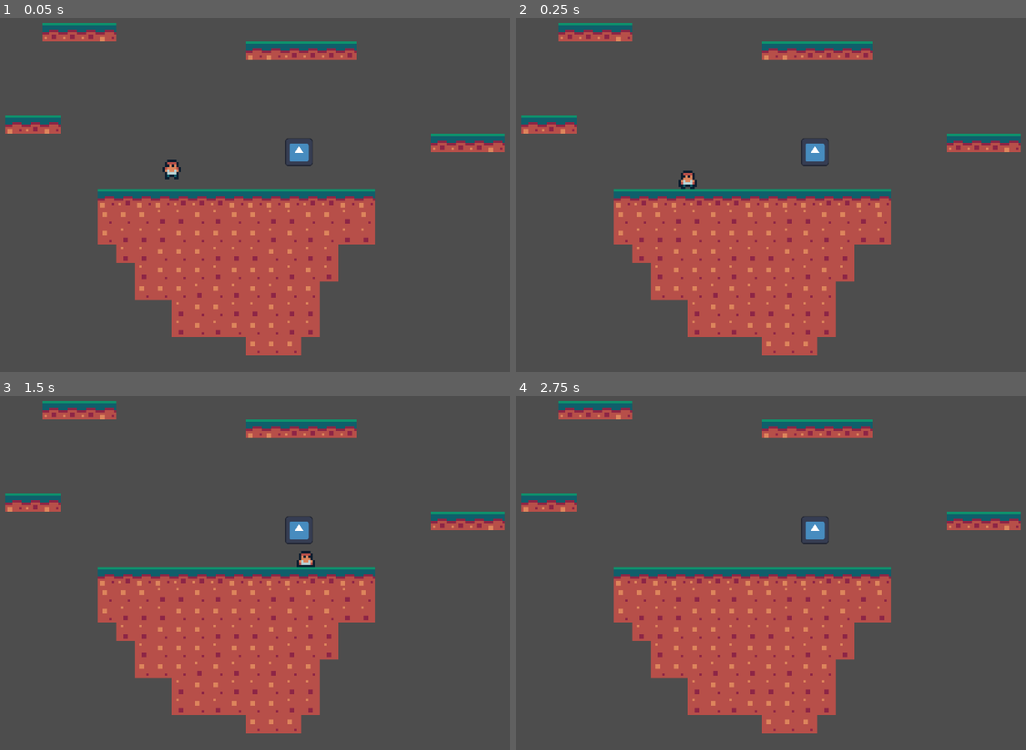
Above: before the commit, frames 1-4 (two rows, left to right).
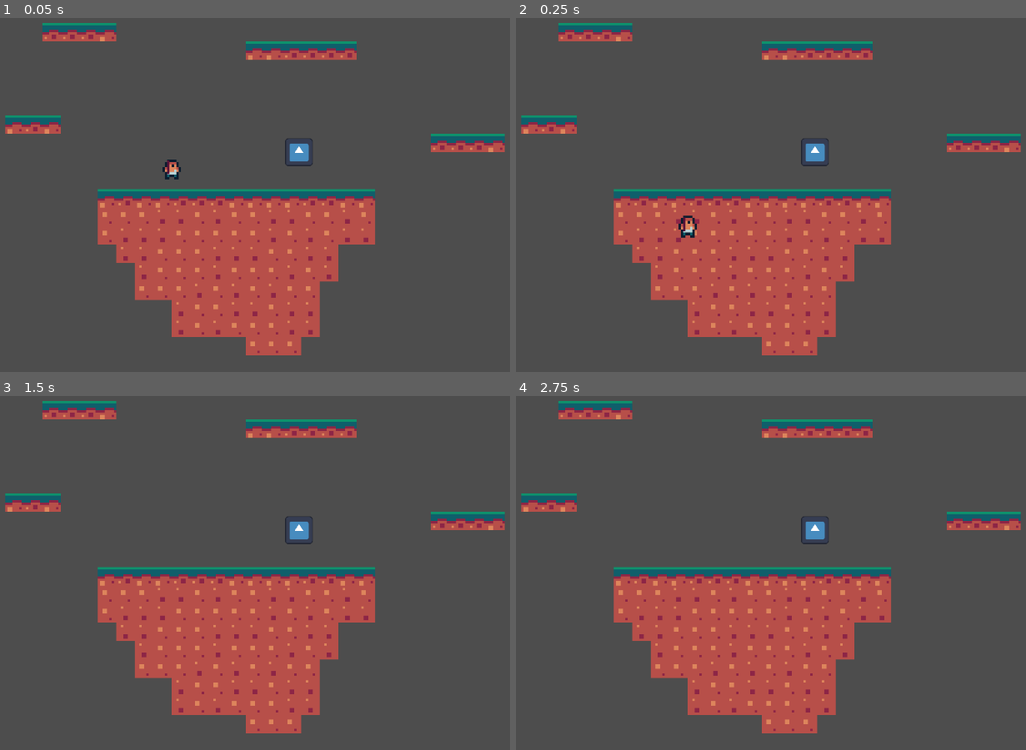
Above: after the commit, the same moments.

Repository: OllieBlomfield/zombie_game
Game: Godot game, scene res://scenes/levels/ollie_test_level.tscn
Two runs of this game, one before a commit and one after it. Both use one fixed random seed, a clock stepped at 60 frames per second and the inputs below. The engine's default icon, where the game draws it, is replaced by a stand-in: a white triangle on a blue panel in a dark square.
Inputs:
- Up to frame 1 (0.05 s): no input
- Up to frame 2 (0.25 s): no input
- Up to frame 3 (1.5 s): hold D (right) from 0.53 s (still down); tap M (attack) at 0.6, 1.35 s; tap Space (jump) at 0.77 s
- Up to frame 4 (2.75 s): tap Space (jump) at 1.52 s; release D (right) at 2.03 s; hold A (left) from 2.03 s (still down); tap M (attack) at 2.1 s

The runs differ from the first frame. In frame 1, less than 0.1% of the frame differs, in the area x 32-34%, y 40-45%; in frame 2, 0.3%, in the area x 31-36%, y 43-63%; in frame 3, 0.1%; in frame 4, nothing differs.

Commit message:
added basic MeleWeapon support

Diff:
--- a/components/combat.gd
+++ b/components/combat.gd
@@ -1,9 +1,9 @@
 class_name Combat
 extends Node
 
-var current_weapon
+@export var current_weapon: MeleWeapon
 
 signal attack_finished
 
 func attack(direction: float):
-	pass
+	current_weapon.attack_init()
--- a/components/hitbox.gd
+++ b/components/hitbox.gd
@@ -9,3 +9,11 @@
 
 func get_damage() -> int:
 	return damage
+
+func enable() -> void:
+	monitoring = true
+	monitorable = true
+
+func disable() -> void:
+	monitoring = false
+	monitorable = false
--- a/graphics/player/player_sprite_frames.tres
+++ b/graphics/player/player_sprite_frames.tres
@@ -17,6 +17,30 @@
 [sub_resource type="AtlasTexture" id="AtlasTexture_rcs3f"]
 atlas = ExtResource("1_x61g5")
 region = Rect2(8, 16, 8, 8)
+
+[sub_resource type="AtlasTexture" id="AtlasTexture_x61g5"]
+atlas = ExtResource("1_x61g5")
+region = Rect2(0, 32, 8, 8)
+
+[sub_resource type="AtlasTexture" id="AtlasTexture_pgn2j"]
+atlas = ExtResource("1_x61g5")
+region = Rect2(8, 32, 8, 8)
+
+[sub_resource type="AtlasTexture" id="AtlasTexture_hndrp"]
+atlas = ExtResource("1_x61g5")
+region = Rect2(16, 32, 8, 8)
+
+[sub_resource type="AtlasTexture" id="AtlasTexture_sb0q5"]
+atlas = ExtResource("1_x61g5")
+region = Rect2(24, 32, 8, 8)
+
+[sub_resource type="AtlasTexture" id="AtlasTexture_axd3d"]
+atlas = ExtResource("1_x61g5")
+region = Rect2(32, 32, 8, 8)
+
+[sub_resource type="AtlasTexture" id="AtlasTexture_873nq"]
+atlas = ExtResource("1_x61g5")
+region = Rect2(40, 32, 8, 8)
 
 [sub_resource type="AtlasTexture" id="AtlasTexture_pfmnp"]
 atlas = ExtResource("1_x61g5")
@@ -74,6 +98,29 @@
 }, {
 "frames": [{
 "duration": 1.0,
+"texture": SubResource("AtlasTexture_x61g5")
+}, {
+"duration": 1.0,
+"texture": SubResource("AtlasTexture_pgn2j")
+}, {
+"duration": 1.0,
+"texture": SubResource("AtlasTexture_hndrp")
+}, {
+"duration": 1.0,
+"texture": SubResource("AtlasTexture_sb0q5")
+}, {
+"duration": 1.0,
+"texture": SubResource("AtlasTexture_axd3d")
+}, {
+"duration": 1.0,
+"texture": SubResource("AtlasTexture_873nq")
+}],
+"loop": false,
+"name": &"mele_attack",
+"speed": 15.0
+}, {
+"frames": [{
+"duration": 1.0,
 "texture": SubResource("AtlasTexture_pfmnp")
 }, {
 "duration": 1.0,
--- /dev/null
+++ b/graphics/weapons/mele_weapon_sprite_frames.tres
@@ -0,0 +1,65 @@
+[gd_resource type="SpriteFrames" format=3 uid="uid://dp5o2awmwhqu6"]
+
+[ext_resource type="Texture2D" uid="uid://d2tksylfr4r0o" path="res://graphics/weapons/mele_weapon_sprite_sheet.png" id="1_00ert"]
+
+[sub_resource type="AtlasTexture" id="AtlasTexture_whfmu"]
+atlas = ExtResource("1_00ert")
+region = Rect2(0, 0, 12, 8)
+
+[sub_resource type="AtlasTexture" id="AtlasTexture_kkwpf"]
+atlas = ExtResource("1_00ert")
+region = Rect2(12, 0, 12, 8)
+
+[sub_resource type="AtlasTexture" id="AtlasTexture_ev81s"]
+atlas = ExtResource("1_00ert")
+region = Rect2(24, 0, 12, 8)
+
+[sub_resource type="AtlasTexture" id="AtlasTexture_28103"]
+atlas = ExtResource("1_00ert")
+region = Rect2(36, 0, 12, 8)
+
+[sub_resource type="AtlasTexture" id="AtlasTexture_tk8b1"]
+atlas = ExtResource("1_00ert")
+region = Rect2(48, 0, 12, 8)
+
+[sub_resource type="AtlasTexture" id="AtlasTexture_bnhs3"]
+atlas = ExtResource("1_00ert")
+region = Rect2(60, 0, 12, 8)
+
+[sub_resource type="AtlasTexture" id="AtlasTexture_00ert"]
+atlas = ExtResource("1_00ert")
+region = Rect2(0, 0, 12, 8)
+
+[resource]
+animations = [{
+"frames": [{
+"duration": 1.0,
+"texture": SubResource("AtlasTexture_whfmu")
+}, {
+"duration": 1.0,
+"texture": SubResource("AtlasTexture_kkwpf")
+}, {
+"duration": 1.0,
+"texture": SubResource("AtlasTexture_ev81s")
+}, {
+"duration": 1.0,
+"texture": SubResource("AtlasTexture_28103")
+}, {
+"duration": 1.0,
+"texture": SubResource("AtlasTexture_tk8b1")
+}, {
+"duration": 1.0,
+"texture": SubResource("AtlasTexture_bnhs3")
+}],
+"loop": false,
+"name": &"attack",
+"speed": 15.0
+}, {
+"frames": [{
+"duration": 1.0,
+"texture": SubResource("AtlasTexture_00ert")
+}],
+"loop": true,
+"name": &"idle",
+"speed": 5.0
+}]
--- a/project.godot
+++ b/project.godot
@@ -57,6 +57,12 @@
 ]
 }
 
+[layer_names]
+
+2d_physics/layer_1="Player"
+2d_physics/layer_2="Enemy"
+2d_physics/layer_3="Environment"
+
 [physics]
 
 3d/physics_engine="Jolt Physics"
--- a/scenes/objects/player.tscn
+++ b/scenes/objects/player.tscn
@@ -4,6 +4,8 @@
 [ext_resource type="SpriteFrames" uid="uid://lormeva0l4n8" path="res://graphics/player/player_sprite_frames.tres" id="2_2147m"]
 [ext_resource type="Script" uid="uid://bcrt8c45areik" path="res://components/health.gd" id="3_q8hb4"]
 [ext_resource type="Script" uid="uid://bwjbhslyjufr3" path="res://components/hurtbox.gd" id="4_ksjmp"]
+[ext_resource type="Script" uid="uid://1kgpo4ysg2r4" path="res://components/combat.gd" id="5_ksjmp"]
+[ext_resource type="PackedScene" uid="uid://s7s5nvrfefnl" path="res://scenes/weapons/mele_weapon.tscn" id="6_2rlf8"]
 
 [sub_resource type="RectangleShape2D" id="RectangleShape2D_h5uus"]
 size = Vector2(7.9, 7.9)
@@ -12,14 +14,18 @@
 radius = 4.0
 
 [node name="Player" type="CharacterBody2D" unique_id=1359689479]
+collision_mask = 6
 script = ExtResource("1_a8lix")
 
 [node name="AnimatedSprite2D" type="AnimatedSprite2D" parent="." unique_id=1045542561]
 sprite_frames = ExtResource("2_2147m")
-animation = &"idle"
+animation = &"mele_attack"
+frame = 5
+frame_progress = 1.0
 
 [node name="CollisionShape2D" type="CollisionShape2D" parent="." unique_id=807991088]
 shape = SubResource("RectangleShape2D_h5uus")
+debug_color = Color(0.35540143, 0.6160664, 0.16589752, 0.41960785)
 
 [node name="Health" type="Node" parent="." unique_id=713127109]
 script = ExtResource("3_q8hb4")
@@ -28,6 +34,8 @@
 metadata/_custom_type_script = "uid://bcrt8c45areik"
 
 [node name="HurtBox" type="Area2D" parent="." unique_id=491201341 node_paths=PackedStringArray("health")]
+collision_layer = 0
+collision_mask = 2
 script = ExtResource("4_ksjmp")
 health = NodePath("../Health")
 metadata/_custom_type_script = "uid://bwjbhslyjufr3"
@@ -35,3 +43,10 @@
 [node name="CollisionShape2D" type="CollisionShape2D" parent="HurtBox" unique_id=703613534]
 shape = SubResource("CircleShape2D_54rde")
 debug_color = Color(0.8975599, 0.2660589, 0.44467953, 0.41960785)
+
+[node name="Combat" type="Node" parent="." unique_id=1924109106 node_paths=PackedStringArray("current_weapon")]
+script = ExtResource("5_ksjmp")
+current_weapon = NodePath("../MeleWeapon")
+metadata/_custom_type_script = "uid://1kgpo4ysg2r4"
+
+[node name="MeleWeapon" parent="." unique_id=1078517139 instance=ExtResource("6_2rlf8")]
--- /dev/null
+++ b/scenes/weapons/mele_weapon.tscn
@@ -0,0 +1,25 @@
+[gd_scene format=3 uid="uid://s7s5nvrfefnl"]
+
+[ext_resource type="Script" uid="uid://y1a5hcmq3po0" path="res://scripts/weapons/mele_weapon.gd" id="1_ixv1l"]
+[ext_resource type="SpriteFrames" uid="uid://dp5o2awmwhqu6" path="res://graphics/weapons/mele_weapon_sprite_frames.tres" id="2_wlobd"]
+[ext_resource type="Script" uid="uid://clpibth8iopnl" path="res://components/hitbox.gd" id="3_m7uc0"]
+
+[sub_resource type="RectangleShape2D" id="RectangleShape2D_ixv1l"]
+size = Vector2(14, 7)
+
+[node name="MeleWeapon" type="Node2D" unique_id=1078517139 node_paths=PackedStringArray("hit_box")]
+script = ExtResource("1_ixv1l")
+hit_box = NodePath("HitBoxComponent")
+
+[node name="AnimatedSprite2D" type="AnimatedSprite2D" parent="." unique_id=102882708]
+sprite_frames = ExtResource("2_wlobd")
+animation = &"attack"
+
+[node name="HitBoxComponent" type="Area2D" parent="." unique_id=1075786225]
+collision_mask = 0
+script = ExtResource("3_m7uc0")
+metadata/_custom_type_script = "uid://clpibth8iopnl"
+
+[node name="CollisionShape2D" type="CollisionShape2D" parent="HitBoxComponent" unique_id=72647079]
+position = Vector2(0, -1.5)
+shape = SubResource("RectangleShape2D_ixv1l")
--- a/scripts/objects/player.gd
+++ b/scripts/objects/player.gd
@@ -34,12 +34,14 @@
 var crouch_time: float = 0
 
 #@export var dust_particle: PackedScene
+@onready var combat: Combat = $Combat
 
 @onready var animated_sprite_2d: AnimatedSprite2D = $AnimatedSprite2D
 @export var camera: Camera2D
 
 func _ready() -> void:
-	GameManager.player = self
+	pass
+	#GameManager.player = self
 
 func _physics_process(delta: float) -> void:
 	_handle_gravity(delta)
@@ -53,6 +55,11 @@
 	_handle_animation(direction)
 
 	move_and_slide()
+
+	if Input.is_action_just_pressed("attack"):
+		combat.attack(1)
+
+		#animated_sprite_2d.play("mele_attack")
 
 func _handle_gravity(delta: float):
 	if Input.is_action_pressed("jump"):
--- /dev/null
+++ b/scripts/weapons/mele_weapon.gd
@@ -0,0 +1,17 @@
+extends Node2D
+class_name MeleWeapon
+
+@export var hit_box: HitBox
+@onready var animated_sprite_2d: AnimatedSprite2D = $AnimatedSprite2D
+
+func _ready() -> void:
+	hit_box.disable()
+	animated_sprite_2d.animation_finished.connect(_attack_finished)
+
+func attack_init() -> void:
+	hit_box.enable()
+	animated_sprite_2d.play("attack")
+
+func _attack_finished() -> void:
+	hit_box.disable()
+	print("DONE ATTACKING YAY")
Binary file changed: graphics/player/player_sprite_sheet.png
Binary file added: graphics/weapons/mele_weapon_sprite_sheet.png
Not shown, added: graphics/weapons/mele_weapon_sprite_sheet.png.import
Not shown, added: scripts/weapons/mele_weapon.gd.uid
